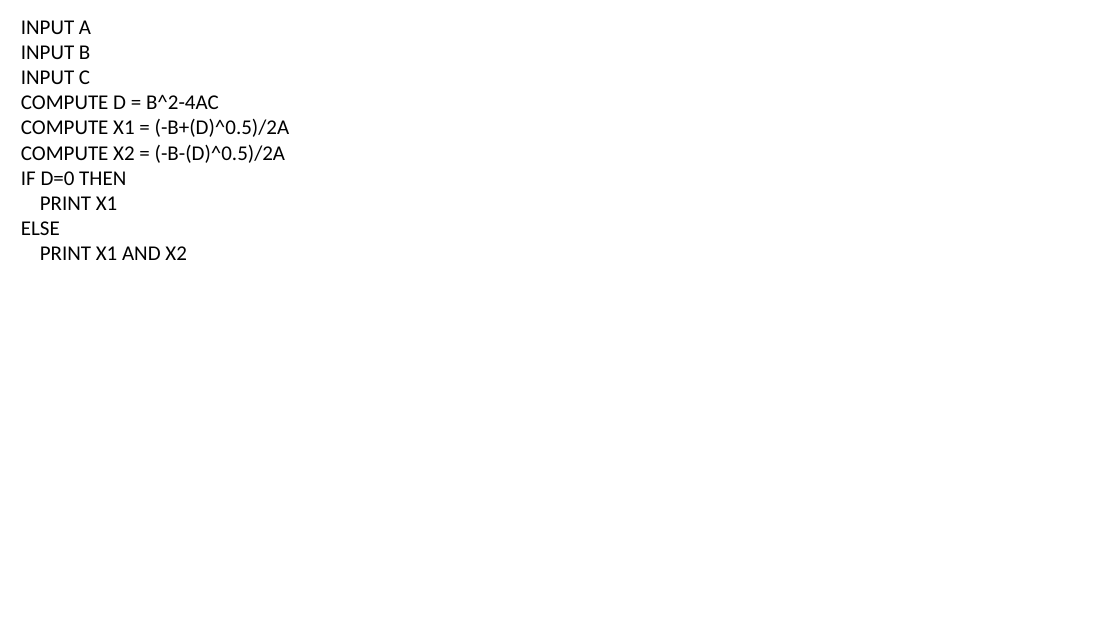
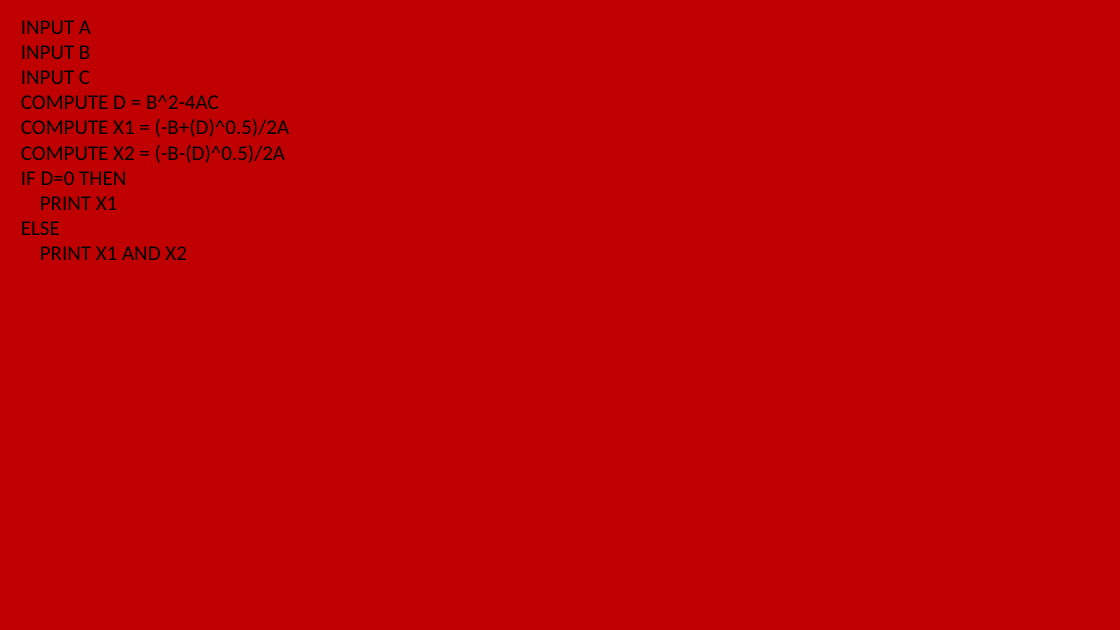
Before and after one commit to 3l4k/Lotanna_OkekeCSC102, a slide deck: slide 3 of Lotanna OkekeAA1.pptx. Drawn at 1120x630 pixels with LibreOffice and Linux fonts; fonts in the diff are those of the drawing. Boxes give left, top, right and bottom in pixels: in the first picture for what was removed or moved away, otherwise in the second. Text is boxed around its words. In the diff, an @@ line names an element or a change of style, - is before the commit and + after.

```diff
--- a/Lotanna OkekeAA1.pptx
+++ b/Lotanna OkekeAA1.pptx
@@ background #FFFFFF to #C00000 @@
```
Also in this commit, not shown: 2 other slides changed, 4 slides added, 1 slide removed, 1 other file.
